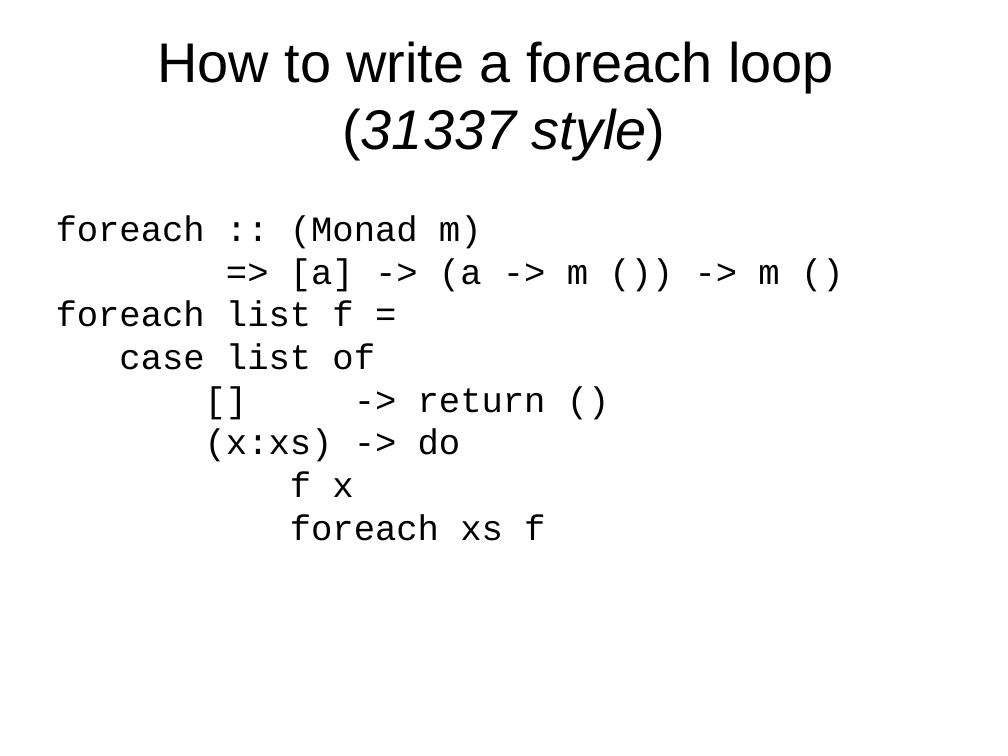
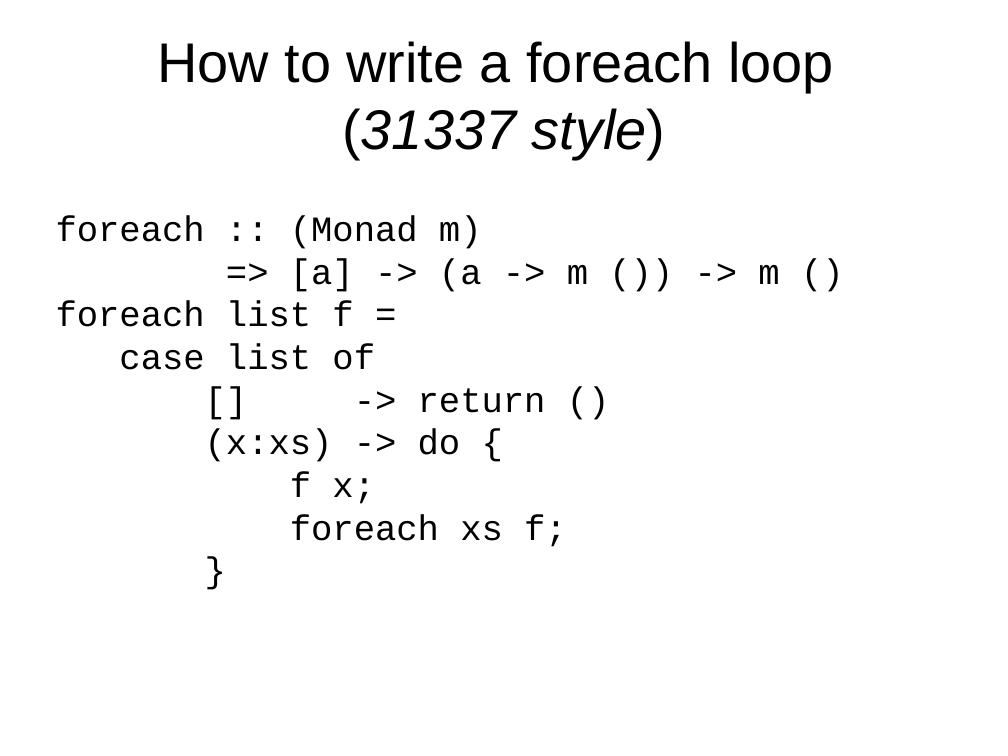
Before and after one commit to luqui/luqui-misc, a slide deck: slide 43 of work/present/monads/monads.odp. Drawn at 1008x756 pixels with LibreOffice and Linux fonts; fonts in the diff are those of the drawing. Boxes give left, top, right and bottom in pixels: in the first picture for what was removed or moved away, otherwise in the second. Text is boxed around its words. In the diff, an @@ line names an element or a change of style, - is before the commit and + after.

```diff
--- a/work/present/monads/monads.odp
+++ b/work/present/monads/monads.odp
@@ text at bbox=[205, 429, 567, 547]: text changed @@
-(x:xs) -> do
-f x
-foreach xs f
+(x:xs) -> do {
+f x;
+foreach xs f;
+}
```
Also in this commit, not shown: 7 other slides changed, 13 slides added.
